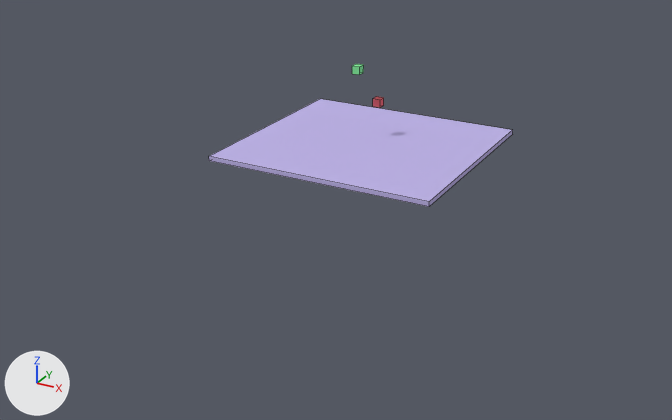
The Blender file js/ballistic.blend as it was, and as the next commit left it.
One viewpoint serves both versions: a 50 mm camera at (96.5, -190.8, 76.1) aimed at (-3.2, -9.7, -14.5). Every picture has the same lights, and +X, +Y and +Z are marked at lower left. Mesh edges are drawn as thin lines.

Names of what the first picture shows: 'ground'.
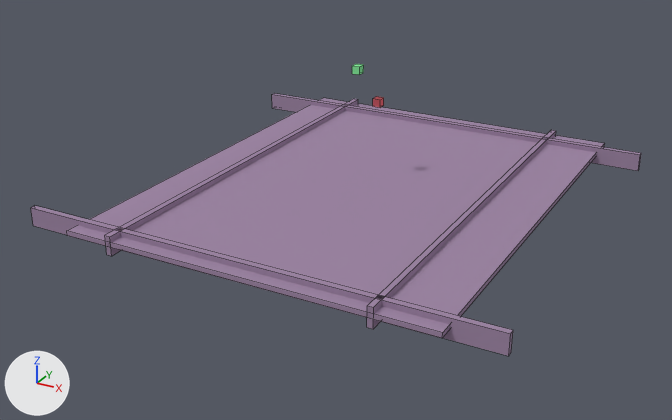
Diff of the bpy script that builds the scene:
```diff
--- a/js/ballistic.blend.py
+++ b/js/ballistic.blend.py
@@ mat_material_003 @@
 mat_material_003 = diffuse_material('Material.003')
-mat_material_003.base_color = (0.517, 0.453, 0.8)  # blue #beb3e7
+mat_material_003.base_color = (0.344, 0.242, 0.376)  # purple #9e87a5
@@ ob_ground @@
 ob_ground = bpy.data.objects.new('ground', me_ground)
-ob_ground.location = (0.0, 0.0, -0.3)
-ob_ground.scale = (27.9, 26.2, 0.57)
+ob_ground.location = (0.0, 0.0, -10.6)
+ob_ground.scale = (44.4, 57.0, 0.57)
@@ ob_ground_001 @@
+ob_ground_001 = bpy.data.objects.new('ground.001', me_ground.copy())  # the mesh of ob_ground
+ob_ground_001.location = (-32.7, 0.0, -10.9)
+ob_ground_001.scale = (-0.665, 57.0, 2.28)
@@ ob_ground_002 @@
+ob_ground_002 = bpy.data.objects.new('ground.002', me_ground.copy())  # the mesh of ob_ground
+ob_ground_002.location = (30.0, 0.0, -10.9)
+ob_ground_002.scale = (-0.665, 57.0, 2.28)
@@ ob_ground_003 @@
+ob_ground_003 = bpy.data.objects.new('ground.003', me_ground.copy())  # the mesh of ob_ground
+ob_ground_003.location = (-1.3, 49.2, -10.9)
+ob_ground_003.rotation_euler = (0.0, 0.0, 1.571)  # degrees (0, 0, 90)
+ob_ground_003.scale = (-0.665, 57.0, 2.28)
@@ ob_ground_004 @@
+ob_ground_004 = bpy.data.objects.new('ground.004', me_ground.copy())  # the mesh of ob_ground
+ob_ground_004.location = (-1.3, -53.0, -10.9)
+ob_ground_004.rotation_euler = (0.0, 0.0, 1.571)  # degrees (0, 0, 90)
+ob_ground_004.scale = (-0.665, 57.0, 2.28)
```

Changed parts and their boxes [x1, y1, x2, y2] in the pictures (672 x 420 px):
'ground', recoloured, moved, rescaled (77% wider, 121% taller)
    before: [209, 99, 513, 207]
    after: [67, 98, 605, 338]
'ground.004', added (purple)
    after: [31, 206, 513, 356]
'ground.003', added (purple)
    after: [272, 93, 641, 171]
'ground.002', added (purple)
    after: [367, 130, 556, 329]
'ground.001', added (purple)
    after: [105, 99, 358, 256]
